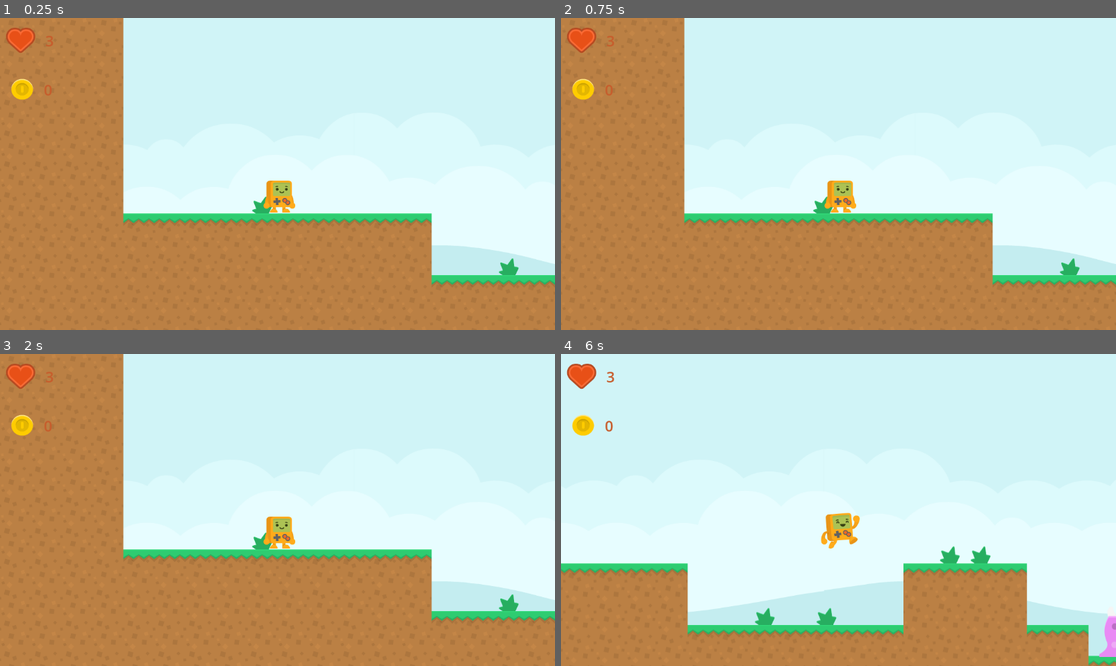
Above: before the commit, frames 1-4 (two rows, left to right).
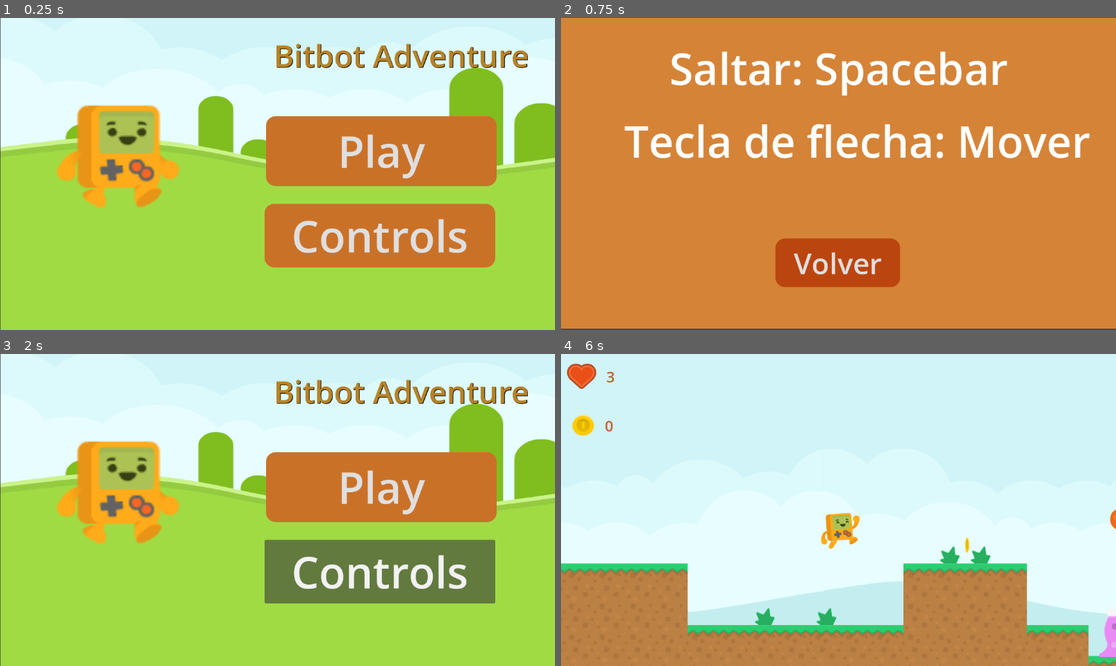
Above: after the commit, the same moments.

Repository: most025/bitbot-adventure
Game: Godot game, scene res://menues/main_menues.tscn
The game is run twice, just before and just after one commit, with the same random seed, the same clock (stepped at 60 frames per second) and the same inputs. Before the commit the project starts from res://Scene/main/level.tscn.
Inputs (mouse positions are in pixels of both pictures, inside the frame that each line leads up to):
- Up to frame 1 (0.25 s): no input
- Up to frame 2 (0.75 s): click (938, 236) at 0.5 s, where only the run after the commit has a clickable "Controls"
- Up to frame 3 (2 s): click (277, 597) at 1.25 s, where only the run after the commit has a clickable "Volver"
- Up to frame 4 (6 s): click (943, 488) at 2 s, where only the run after the commit has a clickable "Play"; tap Enter (ui_accept) at 2.75, 3.02, 3.77, 5.27 s; hold Right (ui_right) 2.78-4.28 s; hold Left (ui_left) 4.28-5.03 s; hold Right (ui_right) from 5.03 s (still down)

The runs differ from the first frame. In frame 1, 78% of the frame differs, in the area x 0-100%, y 0-100%; in frame 2, 98%; in frame 3, 78%; in frame 4, less than 0.1%.

Commit message:
Se agregado las escenas del menú del juego

Diff:
--- /dev/null
+++ b/menues/main_menues.gd
@@ -0,0 +1,10 @@
+extends Control
+
+
+
+func _on_button_play_pressed() -> void:
+	get_tree().change_scene_to_file("res://Scene/main/level.tscn")
+
+
+func _on_button_controls_pressed() -> void:
+	get_tree().change_scene_to_file("res://menues/menu_controls.tscn")
--- /dev/null
+++ b/menues/main_menues.tscn
@@ -0,0 +1,90 @@
+[gd_scene load_steps=7 format=3 uid="uid://dxb6hurgri8wk"]
+
+[ext_resource type="Script" path="res://menues/main_menues.gd" id="1_4fp4n"]
+[ext_resource type="Texture2D" uid="uid://bvtvyys5kgwcf" path="res://assets/backgrounds/colored_grass.png" id="1_nq6sj"]
+[ext_resource type="Texture2D" uid="uid://b8f4byqd7bilh" path="res://assets/player/platformChar_walk1.png" id="2_aojj8"]
+
+[sub_resource type="StyleBoxFlat" id="StyleBoxFlat_7btcr"]
+bg_color = Color(0.792488, 0.441977, 0.158731, 1)
+corner_radius_top_left = 20
+corner_radius_top_right = 20
+corner_radius_bottom_right = 20
+corner_radius_bottom_left = 20
+
+[sub_resource type="StyleBoxFlat" id="StyleBoxFlat_dtafs"]
+bg_color = Color(0.792157, 0.443137, 0.156863, 1)
+corner_radius_top_left = 20
+corner_radius_top_right = 20
+corner_radius_bottom_right = 20
+corner_radius_bottom_left = 20
+
+[sub_resource type="StyleBoxFlat" id="StyleBoxFlat_chev4"]
+bg_color = Color(0.792157, 0.443137, 0.156863, 1)
+border_color = Color(0.792157, 0.443137, 0.156863, 1)
+corner_radius_top_left = 20
+corner_radius_top_right = 20
+corner_radius_bottom_right = 20
+corner_radius_bottom_left = 20
+
+[node name="MainMenues" type="Control"]
+layout_mode = 3
+anchors_preset = 15
+anchor_right = 1.0
+anchor_bottom = 1.0
+offset_right = 397.0
+offset_bottom = 538.0
+grow_horizontal = 2
+grow_vertical = 2
+script = ExtResource("1_4fp4n")
+
+[node name="Background" type="TextureRect" parent="."]
+layout_mode = 0
+offset_left = 1.0
+offset_top = -359.0
+offset_right = 1304.0
+offset_bottom = 665.0
+texture = ExtResource("1_nq6sj")
+
+[node name="PlayerTexture" type="TextureRect" parent="."]
+layout_mode = 0
+offset_left = 89.0
+offset_top = 95.0
+offset_right = 401.0
+offset_bottom = 393.0
+texture = ExtResource("2_aojj8")
+
+[node name="Label" type="Label" parent="."]
+layout_mode = 0
+offset_left = 419.0
+offset_top = 33.0
+offset_right = 1248.0
+offset_bottom = 187.0
+theme_override_colors/font_color = Color(0.721424, 0.510517, 0.149481, 1)
+theme_override_colors/font_shadow_color = Color(0, 0, 0, 1)
+theme_override_font_sizes/font_size = 64
+text = "Bitbot Adventure"
+horizontal_alignment = 1
+
+[node name="ButtonPlay" type="Button" parent="."]
+layout_mode = 0
+offset_left = 552.0
+offset_top = 204.0
+offset_right = 1031.0
+offset_bottom = 349.0
+theme_override_font_sizes/font_size = 90
+theme_override_styles/normal = SubResource("StyleBoxFlat_7btcr")
+text = "Play"
+
+[node name="ButtonControls" type="Button" parent="."]
+layout_mode = 0
+offset_left = 549.0
+offset_top = 386.0
+offset_right = 1028.0
+offset_bottom = 518.0
+theme_override_font_sizes/font_size = 90
+theme_override_styles/pressed = SubResource("StyleBoxFlat_dtafs")
+theme_override_styles/normal = SubResource("StyleBoxFlat_chev4")
+text = "Controls"
+
+[connection signal="pressed" from="ButtonPlay" to="." method="_on_button_play_pressed"]
+[connection signal="pressed" from="ButtonControls" to="." method="_on_button_controls_pressed"]
--- /dev/null
+++ b/menues/menu_controls.gd
@@ -0,0 +1,8 @@
+extends Control
+
+
+
+
+
+func _on_button_return_pressed() -> void:
+	get_tree().change_scene_to_file("res://menues/main_menues.tscn")
--- /dev/null
+++ b/menues/menu_controls.tscn
@@ -0,0 +1,60 @@
+[gd_scene load_steps=4 format=3 uid="uid://dl7q262tr4vpw"]
+
+[ext_resource type="Script" path="res://menues/menu_controls.gd" id="1_f0lgy"]
+
+[sub_resource type="StyleBoxFlat" id="StyleBoxFlat_d7sjm"]
+bg_color = Color(0.835208, 0.512233, 0.214023, 1)
+
+[sub_resource type="StyleBoxFlat" id="StyleBoxFlat_yvsx7"]
+bg_color = Color(0.732138, 0.270256, 0.0542082, 1)
+corner_radius_top_left = 20
+corner_radius_top_right = 20
+corner_radius_bottom_right = 20
+corner_radius_bottom_left = 20
+
+[node name="menuControls" type="Control"]
+layout_mode = 3
+anchors_preset = 15
+anchor_right = 1.0
+anchor_bottom = 1.0
+grow_horizontal = 2
+grow_vertical = 2
+script = ExtResource("1_f0lgy")
+
+[node name="Panel" type="Panel" parent="."]
+layout_mode = 0
+offset_right = 1153.0
+offset_bottom = 645.0
+theme_override_styles/panel = SubResource("StyleBoxFlat_d7sjm")
+
+[node name="Label" type="Label" parent="Panel"]
+layout_mode = 0
+offset_left = 31.0
+offset_top = 42.0
+offset_right = 1123.0
+offset_bottom = 166.0
+theme_override_font_sizes/font_size = 90
+text = "Saltar: Spacebar"
+horizontal_alignment = 1
+
+[node name="Label2" type="Label" parent="Panel"]
+layout_mode = 0
+offset_left = 131.0
+offset_top = 193.0
+offset_right = 1060.0
+offset_bottom = 317.0
+theme_override_font_sizes/font_size = 90
+text = "Tecla de flecha: Mover"
+horizontal_alignment = 1
+
+[node name="ButtonReturn" type="Button" parent="."]
+layout_mode = 0
+offset_left = 445.0
+offset_top = 458.0
+offset_right = 704.0
+offset_bottom = 559.0
+theme_override_font_sizes/font_size = 60
+theme_override_styles/normal = SubResource("StyleBoxFlat_yvsx7")
+text = "Volver"
+
+[connection signal="pressed" from="ButtonReturn" to="." method="_on_button_return_pressed"]
--- a/project.godot
+++ b/project.godot
@@ -11,7 +11,7 @@
 [application]
 
 config/name="bitbot-adventure"
-run/main_scene="res://Scene/main/level.tscn"
+run/main_scene="res://menues/main_menues.tscn"
 config/features=PackedStringArray("4.3", "GL Compatibility")
 config/icon="res://icon.svg"
 
